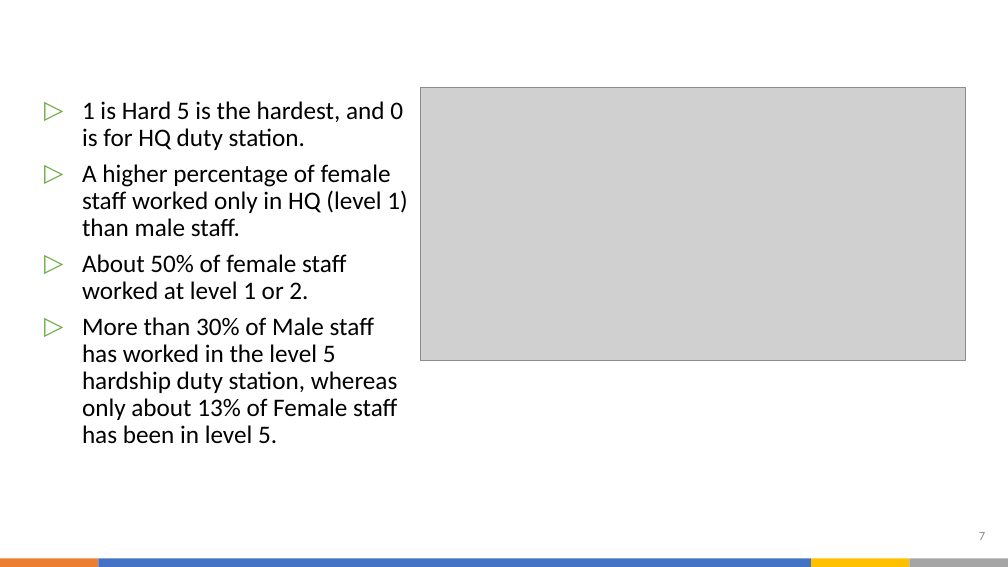
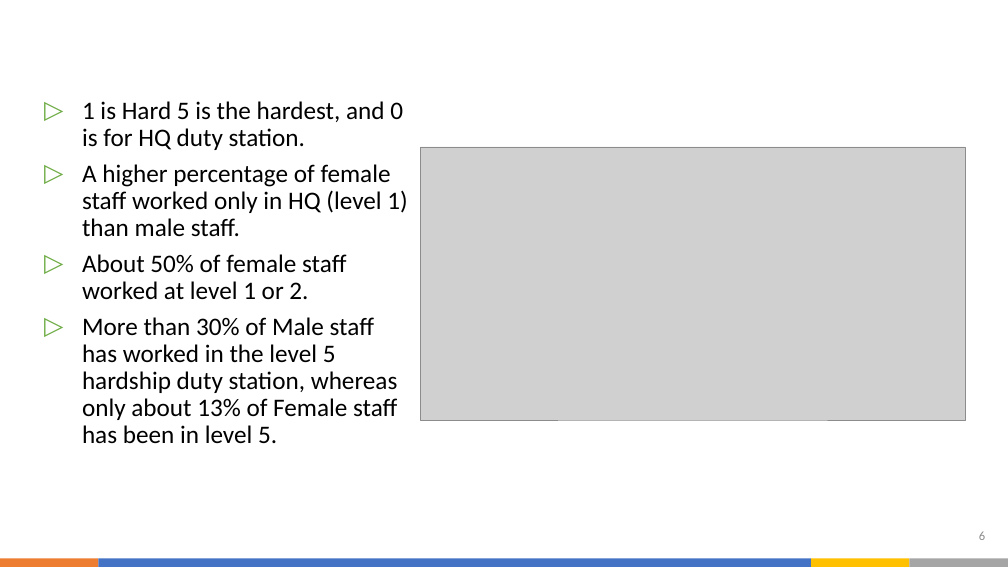
Before and after one commit to oliviahs/People_Analytics_for_UN, a slide deck: slide 6 of PPT.pptx (slide 7 before the commit). Drawn at 1008x567 pixels with LibreOffice and Linux fonts; fonts in the diff are those of the drawing; grey boxes stand for pictures. Boxes give left, top, right and bottom in pixels: in the first picture for what was removed or moved away, otherwise in the second. Text is boxed around its words. In the diff, an @@ line names an element or a change of style, - is before the commit and + after.

```diff
--- a/PPT.pptx
+++ b/PPT.pptx
@@ picture: place and size @@
-picture at [420, 88, 966, 361]
+picture at [420, 147, 966, 420]
@@ page number at [979, 531, 985, 540]: text changed @@
-7
+6
```
Also in this commit, not shown: 5 other slides changed, 1 slide removed, 9 other files.
